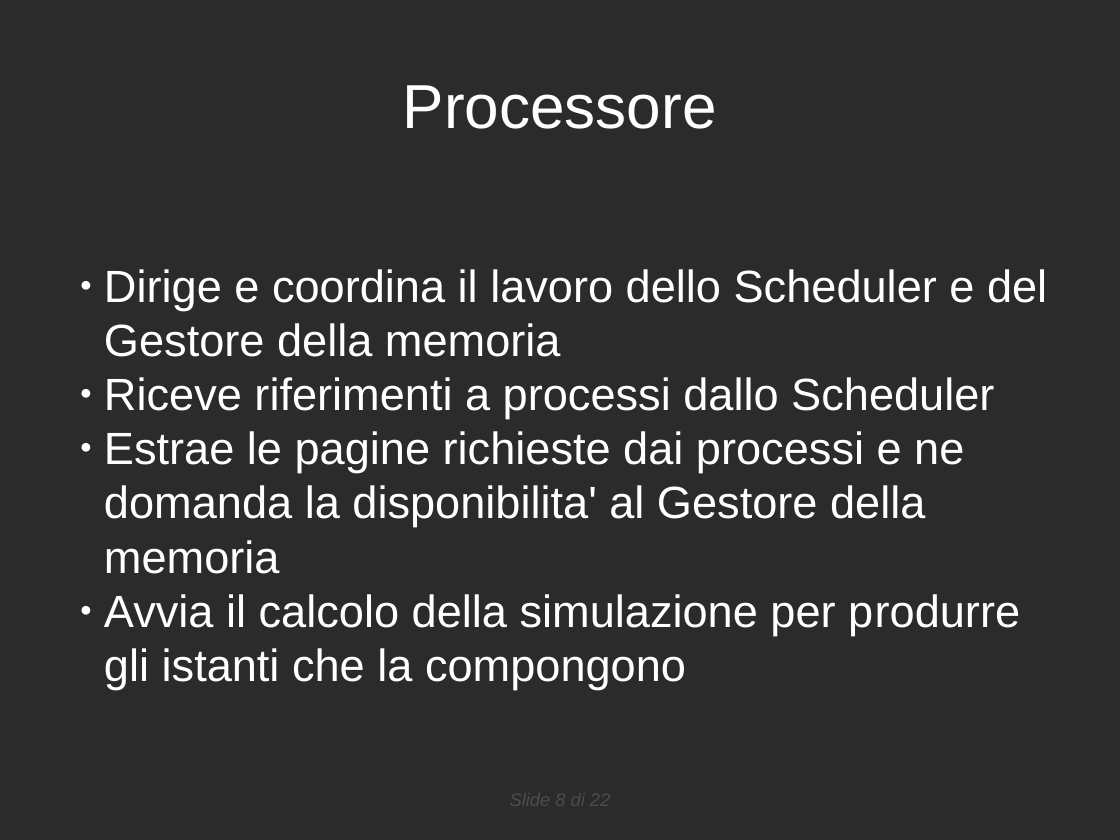
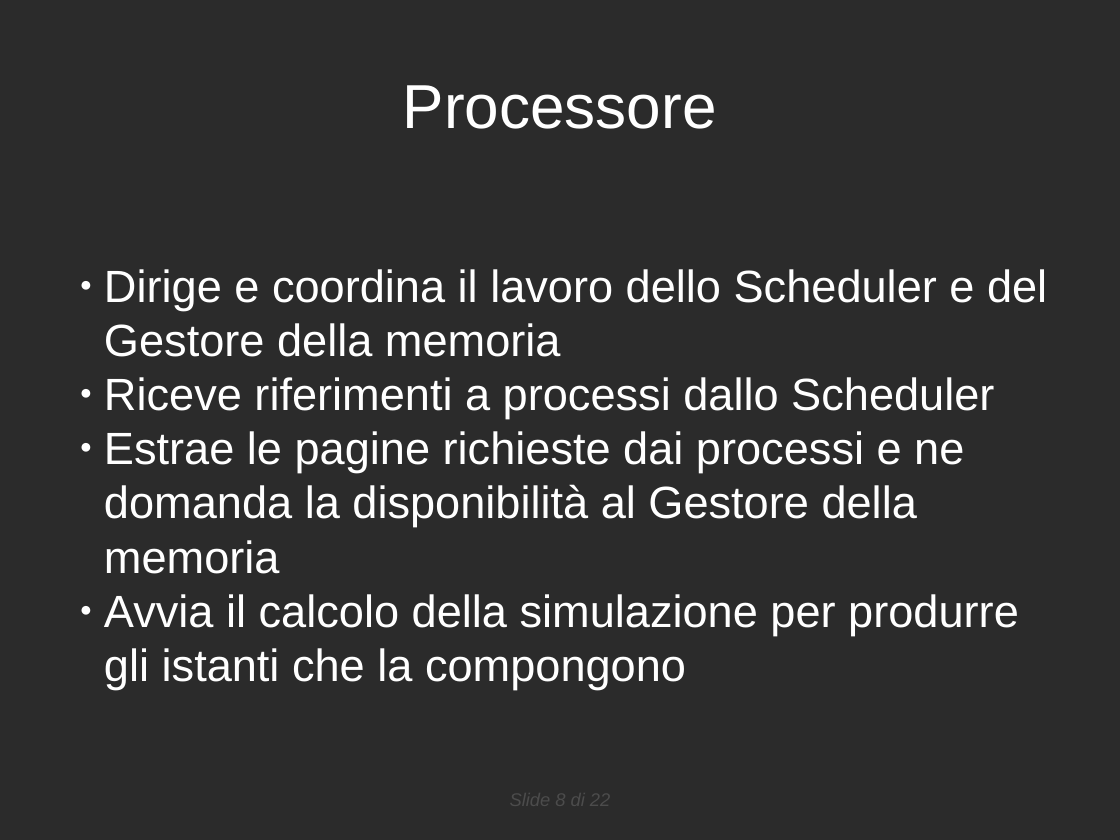
Before and after one commit to danybony/sigem, a slide deck: slide 8 of doc/RPP/presentazione.odp. Drawn at 1120x840 pixels with LibreOffice and Linux fonts; fonts in the diff are those of the drawing; background and template pictures are left out; a plain dark background stands for a picture behind light text. Boxes give left, top, right and bottom in pixels: in the first picture for what was removed or moved away, otherwise in the second. Text is boxed around its words. In the diff, an @@ line names an element or a change of style, - is before the commit and + after.

```diff
--- a/doc/RPP/presentazione.odp
+++ b/doc/RPP/presentazione.odp
@@ subtitle at bbox=[104, 431, 964, 574]: text changed @@
-  ● Estrae le pagine richieste dai processi e ne domanda la disponibilita' al Gestore della memoria
+  ● Estrae le pagine richieste dai processi e ne domanda la disponibilità al Gestore della memoria
```
Also in this commit, not shown: 4 other slides changed.
